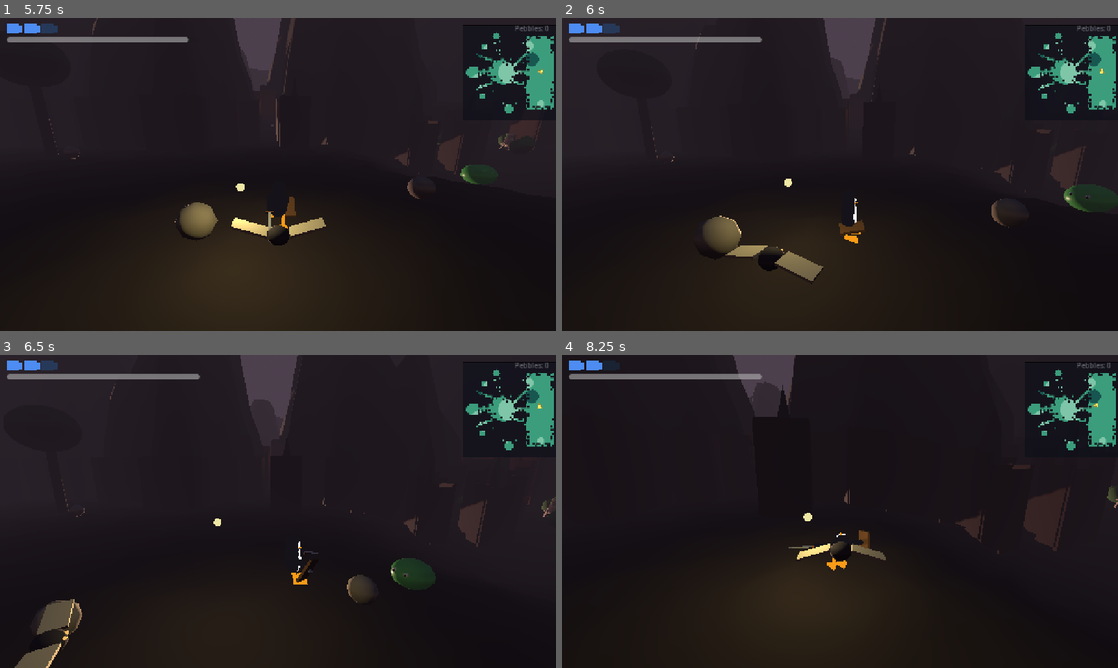
Above: before the commit, frames 1-4 (two rows, left to right).
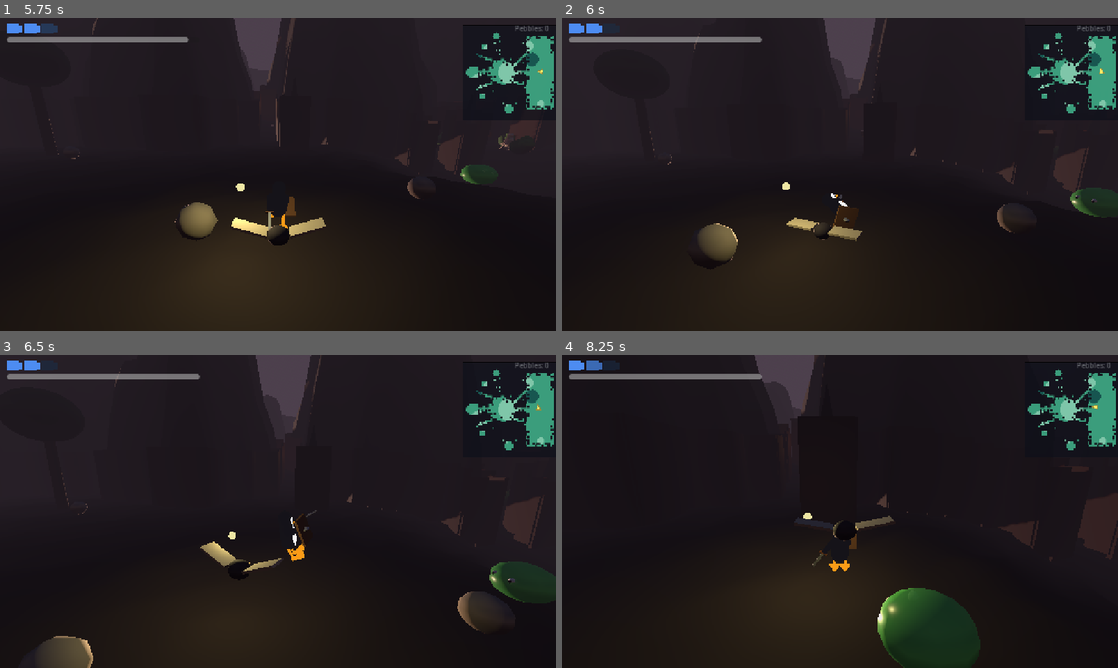
Above: after the commit, the same moments.

Repository: ruapotato/The-Legend-of-Tux
Game: Godot game, scene res://scenes/burnt_hollow.tscn
The game is run twice, just before and just after one commit, with the same random seed, the same clock (stepped at 60 frames per second) and the same inputs. This scene is started directly instead of the project's main scene.
Inputs (mouse positions are in pixels of both pictures, inside the frame that each line leads up to):
- Up to frame 1 (5.75 s): tap Enter at 0.5 s; move the mouse to (305, 174) at 0.52 s; press the mouse at (305, 174) at 0.53 s; hold W (move_forward) from 0.53 s (still down); tap Space (jump) at 0.77, 1.07, 1.52, 1.82, 3.02, 3.32, 3.77, 4.07, 4.52, 4.82 s; tap Ctrl (roll) at 0.8, 1.35, 3.05, 5.1 s; move the mouse to (250, 174) at 1.27 s; release the mouse at (250, 174) at 1.28 s; right-click (250, 174) at 1.55 s; move the mouse to (289, 168) at 2.02 s; hold Right mouse button (shield) 2.03-2.78 s; click (289, 168) at 2.3 s; move the mouse to (272, 180) at 2.77 s; click (272, 180) at 2.85 s; move the mouse to (316, 177) at 3.52 s; hold E (interact) 3.53-4.28 s; right-click (316, 177) at 3.8 s; move the mouse to (233, 171) at 4.27 s; tap F (item_use) at 4.35 s; click (233, 171) at 4.55 s; move the mouse to (283, 174) at 5.02 s; click (283, 174) at 5.17 s
- Up to frame 2 (6 s): move the mouse to (817, 168) at 5.77 s; release W (move_forward) at 5.78 s; hold D (move_right) from 5.78 s (still down); right-click (817, 168) at 5.85 s
- Up to frame 3 (6.5 s): keep holding D (move_right); tap Space (jump) at 6.02, 6.32 s
- Up to frame 4 (8.25 s): move the mouse to (867, 511) at 6.52 s; release D (move_right) at 6.53 s; hold Shift (sprint) 6.53-7.28 s; hold W (move_forward) from 6.53 s (still down); tap Space (jump) at 6.77, 7.07, 7.52, 7.82 s; click (867, 511) at 6.8 s; move the mouse to (812, 511) at 7.27 s; tap B at 7.35 s; click (812, 511) at 7.42 s; tap Ctrl (roll) at 7.55 s; move the mouse to (851, 505) at 8.02 s; hold Right mouse button (shield) from 8.03 s (still down); tap Z at 8.1 s

Frame 1 is identical in both runs. In frame 2, 2.6% of the frame differs, in the area x 7-98%, y 0-84%; in frame 3, 6.5%; in frame 4, 7.0%, in the area x 4-100%, y 0-100%.

Commit message:
Directional shield + full-roll i-frames
take_hit:
- Shield is now directional. Block / parry only apply when the
  attack source falls in the front half-plane relative to the
  player's facing (dot(forward, to_source) > 0). Hits from the
  side or behind punch through the guard, deal damage, and trigger
  HURT — so an enemy that flanks you while you turtle is rewarded.
  Forward vector built from face_yaw matches the rest of the state
  machine's facing math.
- Roll i-frames now cover the entire ACT_ROLL state, not just the
  first 0.38 s. Tux is invulnerable from the moment the roll starts
  until it resolves into IDLE/MOVE — full escape move.

Co-Authored-By: Claude Opus 4.7 (1M context) <noreply@anthropic.com>

Diff:
--- a/godot/scripts/tux_state.gd
+++ b/godot/scripts/tux_state.gd
@@ -593,8 +593,11 @@
 func take_hit(source_pos: Vector3, _damage: int) -> bool:
     if action == ACT_DEAD:
         return false
-    # I-frames during the active part of a roll or flip.
-    if action == ACT_ROLL and action_time <= ROLL_IFRAME_END:
+    # Full-roll invulnerability — Tux is bowling-pin tight from the
+    # moment the roll starts until it resolves into IDLE/MOVE. (Was
+    # gated on ROLL_IFRAME_END; the user wanted the whole roll to be
+    # an escape move, not just a window.)
+    if action == ACT_ROLL:
         return false
     if action == ACT_FLIP and action_time <= FLIP_IFRAME_END:
         return false
@@ -603,12 +606,29 @@
     # player has time to recover position before the next blow.
     if action == ACT_HURT:
         return false
-    # Parry: free deflect inside the parry window.
-    if action == ACT_BLOCK and parry_active:
+
+    # Directional shield: only blocks hits that come from roughly in
+    # front of the player. Sources behind/to-the-side punch through
+    # the guard so an enemy that flanks you while you turtle gets
+    # rewarded. Cone is dot(forward, to_source) > 0 — anything in
+    # the front half-plane.
+    var shielded_front: bool = false
+    if action == ACT_BLOCK:
+        var fwd: Vector3 = Vector3(-sin(face_yaw), 0.0, -cos(face_yaw))
+        var to_src: Vector3 = source_pos - pos
+        to_src.y = 0.0
+        if to_src.length() > 0.001:
+            shielded_front = fwd.dot(to_src.normalized()) > 0.0
+        else:
+            shielded_front = true   # source-on-top edge case
+
+    # Parry: free deflect inside the parry window — but only if the
+    # attack came from in front. Side/back hits ignore parry too.
+    if action == ACT_BLOCK and parry_active and shielded_front:
         return false
-    # Regular block: absorb if there's stamina to pay the cost; otherwise
-    # the block breaks and damage goes through.
-    if action == ACT_BLOCK and get_stamina.call() >= COST_BLOCK_HIT:
+    # Regular block: absorb if facing the source AND have stamina.
+    if action == ACT_BLOCK and shielded_front \
+            and get_stamina.call() >= COST_BLOCK_HIT:
         spend_stamina.call(COST_BLOCK_HIT)
         # Light shove on a successful block.
         var away := pos - source_pos
@@ -618,7 +638,8 @@
             vel.x = away.x * 2.0
             vel.z = away.z * 2.0
         return false
-    # Hit landed.
+
+    # Hit landed (block missed direction or stamina ran out).
     var knock := pos - source_pos
     knock.y = 0.0
     if knock.length() > 0.001:
